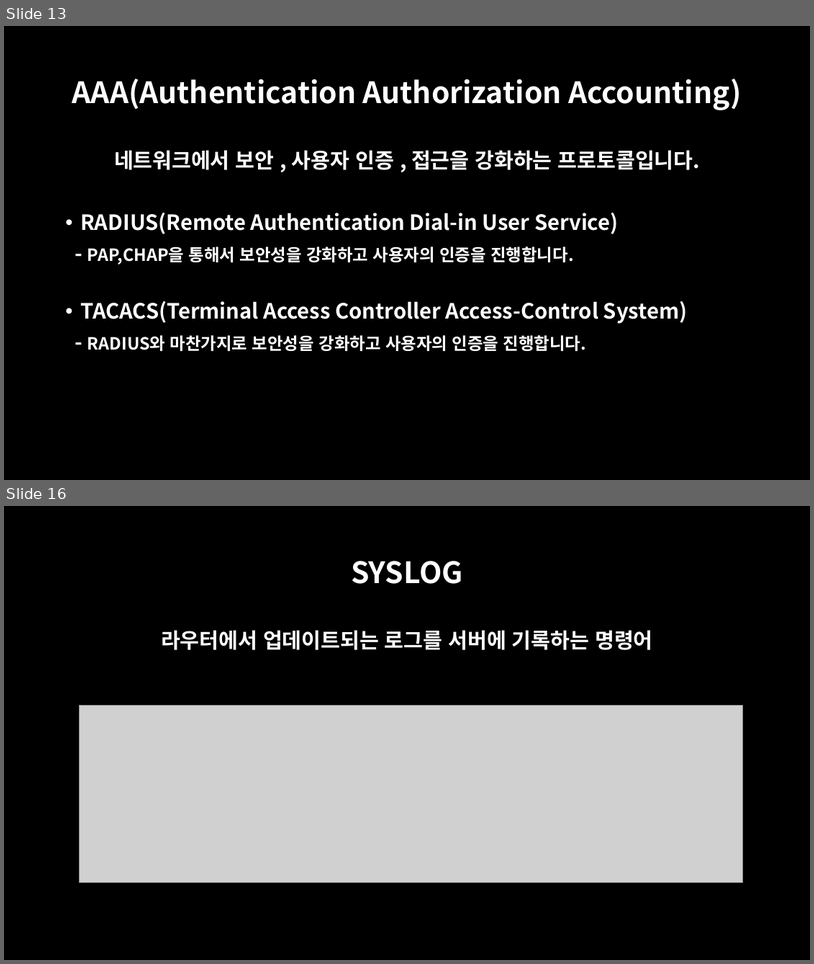
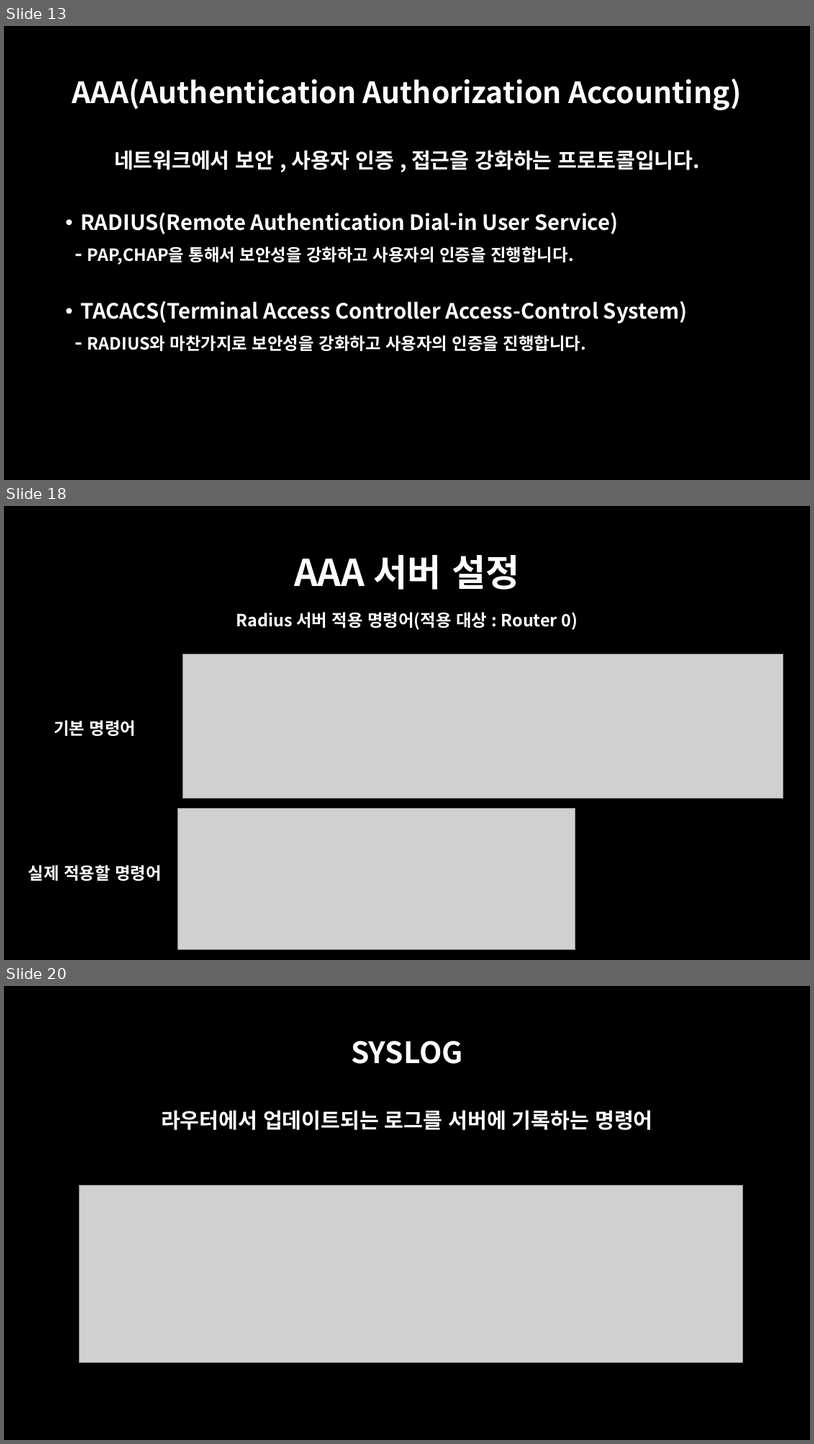
Before and after one commit to oceanwater1234/Network, a slide deck: 7. server/Packet Tracer - Server.pptx. Shown one above the other, each under a label of ours: slides 13 and 16 before the commit, slides 13, 18 and 20 after it; the slides between them are not shown. The pictures are 814x964 and 814x1444 pixels, drawn with LibreOffice and Linux fonts; fonts in the diff are those of the drawing; grey boxes stand for pictures. Boxes give left, top, right and bottom in pixels: in the first picture for what was removed or moved away, otherwise in the second. Text is boxed around its words. In the diff, an @@ line names an element or a change of style, - is before the commit and + after.

```diff
--- a/7. server/Packet Tracer - Server.pptx
+++ b/7. server/Packet Tracer - Server.pptx
@@ slide 18 added at [4,506,810,960], background #000000 @@
@@ title added at [294,555,520,590], 44 pt, text #FFFFFF, bold @@
+AAA 서버 설정
@@ text added at [237,612,578,630], 20 pt, text #FFFFFF, bold @@
+Radius 서버 적용 명령어(적용 대상 : Router 0)
@@ picture added at [183,654,783,798] @@
@@ text added at [54,720,136,736], 20 pt, text #FFFFFF, bold @@
+기본 명령어
@@ picture added at [178,808,576,950] @@
@@ text added at [28,865,161,880], 20 pt, text #FFFFFF, bold @@
+실제 적용할 명령어
@@ what was slide 16 is now slide 20 @@
```
Also in this commit, not shown: 5 other slides added, 2 slides removed, 20 other files.
